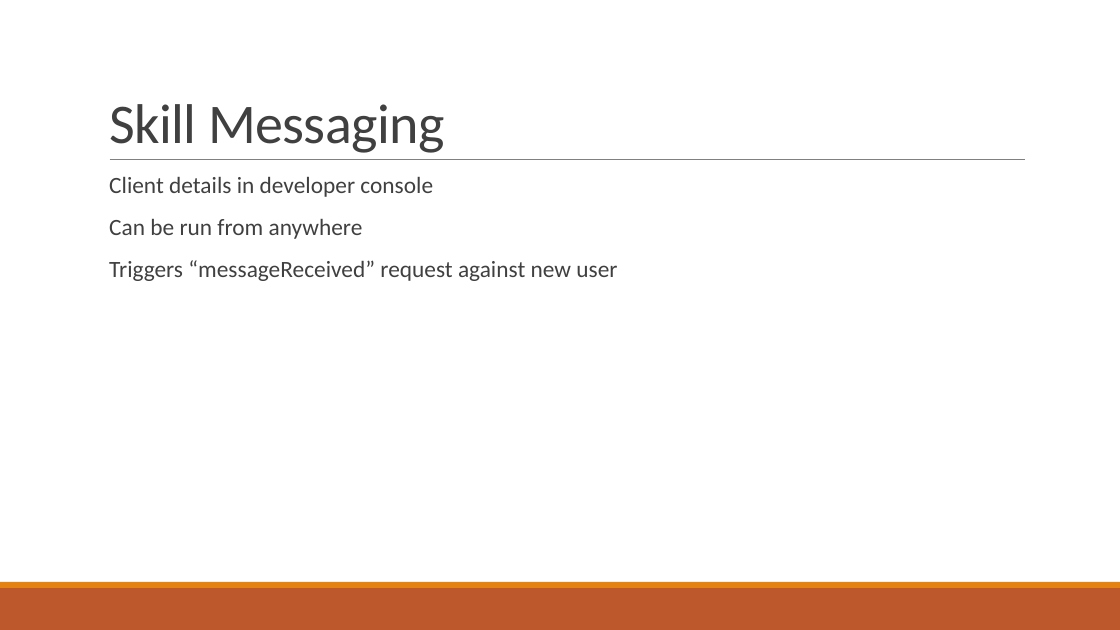
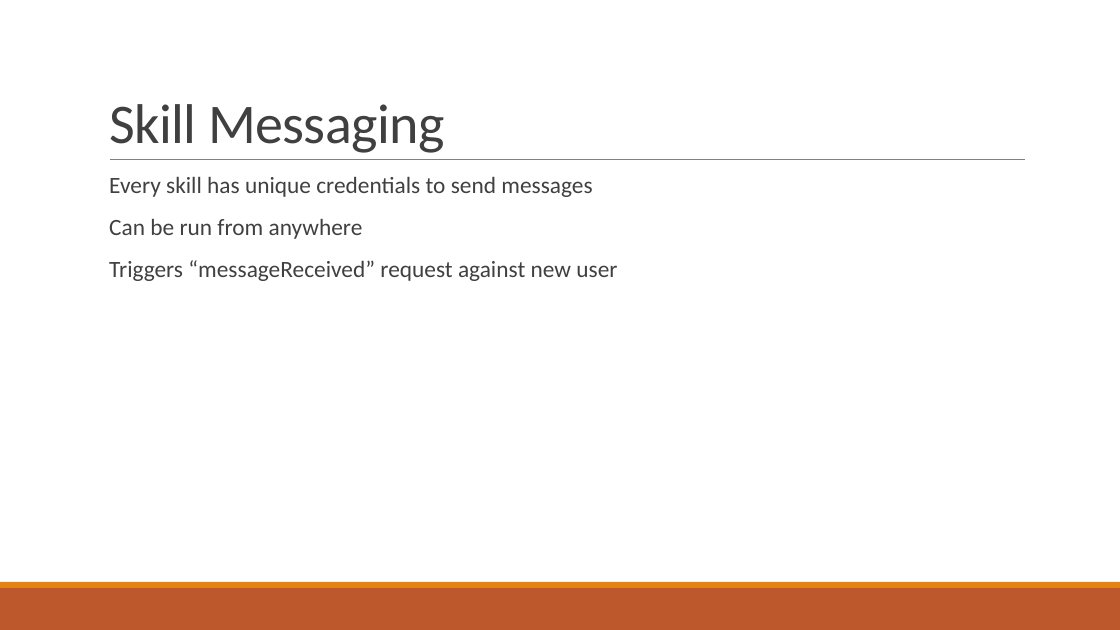
Before and after one commit to stoiveyp/DDDWales2018, a slide deck: slide 23 of Presentation/VoiceAndMore.pptx. Drawn at 1120x630 pixels with LibreOffice and Linux fonts; fonts in the diff are those of the drawing. Boxes give left, top, right and bottom in pixels: in the first picture for what was removed or moved away, otherwise in the second. Text is boxed around its words. In the diff, an @@ line names an element or a change of style, - is before the commit and + after.

Commit message:
skill messaging diagram

```diff
--- a/Presentation/VoiceAndMore.pptx
+++ b/Presentation/VoiceAndMore.pptx
@@ text at box(109, 177, 592, 197): text changed @@
-  Client details in developer console
+  Every skill has unique credentials to send messages
```
Also in this commit, not shown: 1 other slide changed, 1 slide added.
